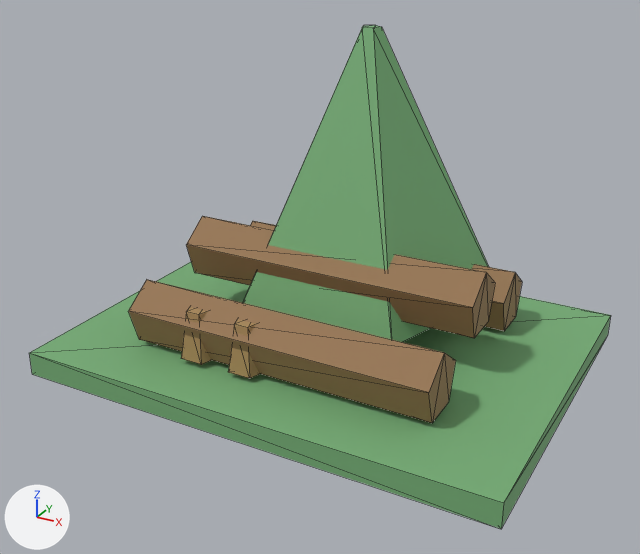
The glTF model public/assets/harthmere/glb/gathering_nodes/north_pine_stand/north_pine_stand.lod1.glb: old version first, new version second.
One viewpoint serves both versions: a 50 mm camera at (1.89, -3.57, 2.2) aimed at (-0.03, -0.08, 0.46). Arrows for +X, +Y and +Z are at lower left; the lights stay in place. The older version comes first. Mesh edges are drawn as thin lines. Vertices at exactly the same position are counted once.
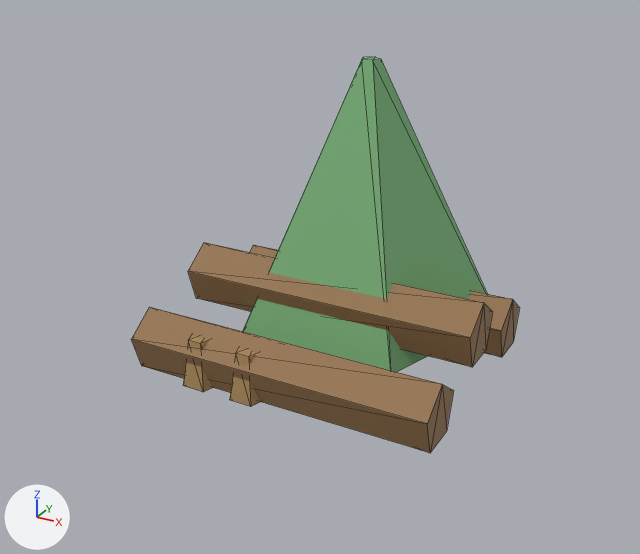
Location of each change, (x1, y1, x2, y2) in pixels of the pictures (640 x 554 px):
'Mesh_0', reshaped, moved, rescaled (33% narrower, 21% shorter): before (29, 25, 611, 529); after (131, 57, 520, 453)
part 1 of me_mesh_0, added (brown): after (183, 335, 213, 392)
part 2 of me_mesh_0, added (brown): after (230, 348, 260, 407)
part 3 of me_mesh_0, added (green): after (243, 57, 487, 372)
part 4 of me_mesh_0, added (brown): after (131, 307, 454, 453)
part 5 of me_mesh_0, added (brown): after (188, 243, 492, 367)
part 6 of me_mesh_0, added: after (250, 245, 520, 357)
part 7 of me_mesh_0, deleted (brown): before (181, 307, 211, 364)
part 8 of me_mesh_0, deleted (brown): before (128, 280, 456, 423)
part 9 of me_mesh_0, deleted (brown): before (228, 319, 260, 378)
part 10 of me_mesh_0, deleted (brown): before (186, 216, 495, 338)
part 11 of me_mesh_0, deleted: before (250, 221, 522, 331)
part 12 of me_mesh_0, deleted (green): before (243, 25, 489, 342)
part 13 of me_mesh_0, deleted (green): before (29, 262, 611, 529)

The change, as a diff of the scene's bpy script:
```diff
--- a/public/assets/harthmere/glb/gathering_nodes/north_pine_stand/north_pine_stand.lod1.glb.py
+++ b/public/assets/harthmere/glb/gathering_nodes/north_pine_stand/north_pine_stand.lod1.glb.py
@@ me_mesh_0 @@
 # used by ob_mesh_0; location = (-1.2, 1.1, 0.0); scale = (0.000146, 0.000146, 0.000146)
-me_mesh_0.from_pydata(...)  # 68 vertices, 108 faces; spans x 0.0..16383.0, y -13653.0..0.0, z 0.0..10888.0
+me_mesh_0.from_pydata(...)  # 60 vertices, 96 faces; spans x 0.0..14755.0, y -16383.0..0.0, z 0.0..13667.0
+# me_mesh_0 part 1: a new loose piece, a 5-sided cut cone along z (radius 946.0 at the low end, 568.0 at the high end) spanning x 2505.0..4304.0, y -16371.0..-14660.0, z 0.0..2270.0, in mat_north_pine_stand_accent_001 (brown #aa8959)
+# me_mesh_0 part 2: a new loose piece, a 5-sided cut cone along z (radius 946.0 at the low end, 567.0 at the high end) spanning x 5059.0..6858.0, y -16371.0..-14660.0, z 0.0..2270.0, in mat_north_pine_stand_accent_001 (brown #aa8959)
+# me_mesh_0 part 3: a new loose piece, a 5-sided cut cone along z (radius 6810.0 at the low end, 473.0 at the high end) spanning x 901.0..13854.0, y -12319.0..0.0, z 899.0..13667.0, in mat_north_pine_stand_green_001 (green #76ad76)
+# me_mesh_0 part 4: a new loose piece, a 5-sided cylinder along x spanning x 0.0..14755.0, y -16383.0..-13505.0, z 5.0..2743.0, in mat_north_pine_stand_wood_001 (brown #95734d)
+# me_mesh_0 part 5: a new loose piece, a 5-sided cylinder along x spanning x 0.0..14755.0, y -11843.0..-8965.0, z 1708.0..4445.0, in mat_north_pine_stand_wood_001 (brown #95734d)
+# me_mesh_0 part 6: a new loose piece, a 5-sided cylinder along x spanning x 0.0..14755.0, y -7303.0..-4425.0, z 5.0..2743.0, in mat_north_pine_stand_wood_001 (brown #95734d)
+# me_mesh_0 part 7: the loose piece of 10 vertices spanning x 4675.0..5974.0, y -11816.0..-10581.0, z 1024.0..2662.0 is deleted
+# me_mesh_0 part 8: the loose piece of 10 vertices spanning x 2867.0..13516.0, y -11824.0..-9747.0, z 1028.0..3004.0 is deleted
+# me_mesh_0 part 9: the loose piece of 10 vertices spanning x 6518.0..7817.0, y -11816.0..-10581.0, z 1024.0..2662.0 is deleted
+# me_mesh_0 part 10: the loose piece of 10 vertices spanning x 2867.0..13516.0, y -8548.0..-6470.0, z 2256.0..4232.0 is deleted
+# me_mesh_0 part 11: the loose piece of 10 vertices spanning x 2867.0..13516.0, y -5271.0..-3194.0, z 1028.0..3004.0 is deleted
+# me_mesh_0 part 12: the loose piece of 10 vertices spanning x 3517.0..12866.0, y -8891.0..0.0, z 1672.0..10888.0 is deleted
+# me_mesh_0 part 13: the loose piece of 8 vertices spanning x 0.0..16383.0, y -13653.0..-1365.0, z 0.0..819.0 is deleted
 me_mesh_0.materials.append(mat_north_pine_stand_accent_001)
@@ ob_mesh_0 @@
 ob_mesh_0 = bpy.data.objects.new('Mesh_0', me_mesh_0)
-ob_mesh_0.location = (-1.2, 1.1, 0.0)
-ob_mesh_0.scale = (0.000146, 0.000146, 0.000146)
+ob_mesh_0.location = (-0.78, 1.1, 0.0)
+ob_mesh_0.scale = (0.000106, 0.000106, 0.000106)
```
